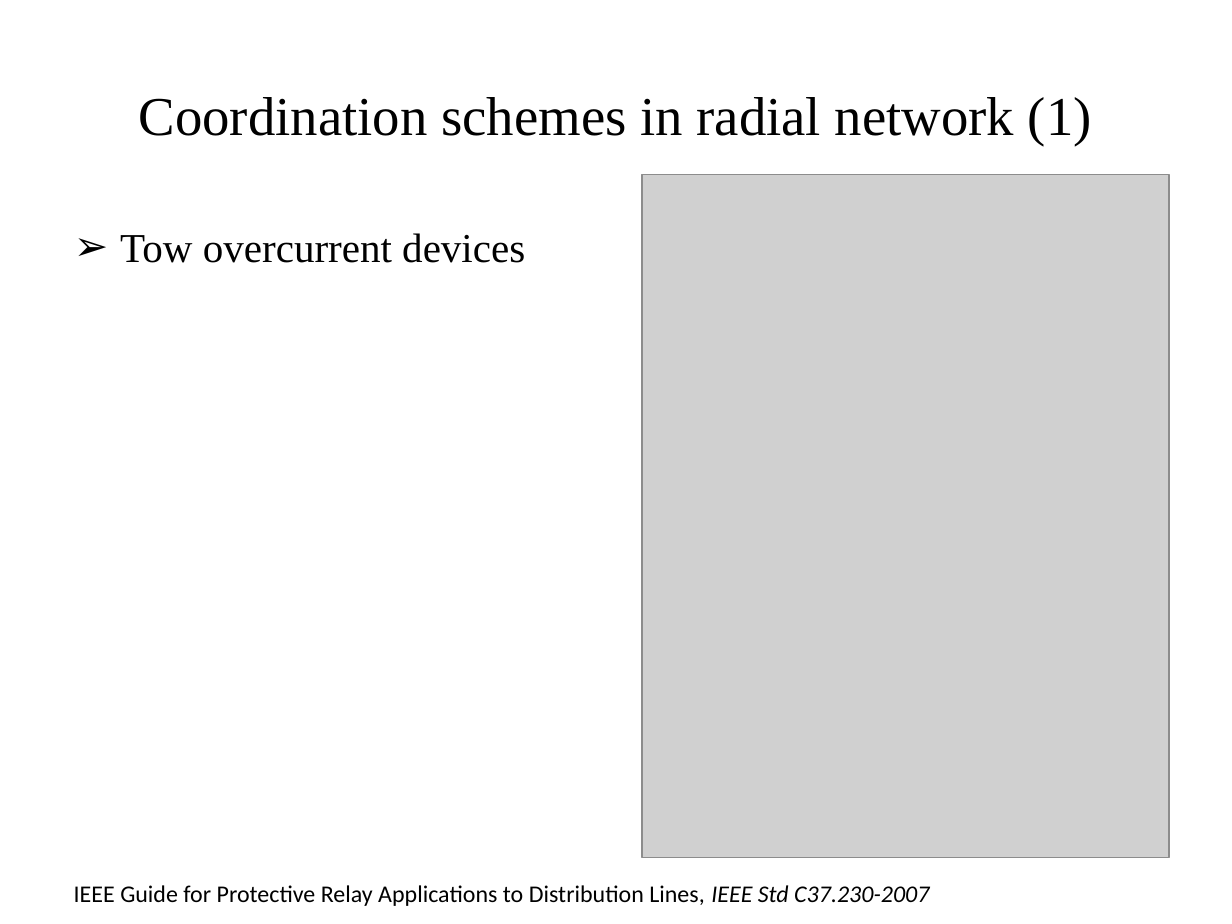
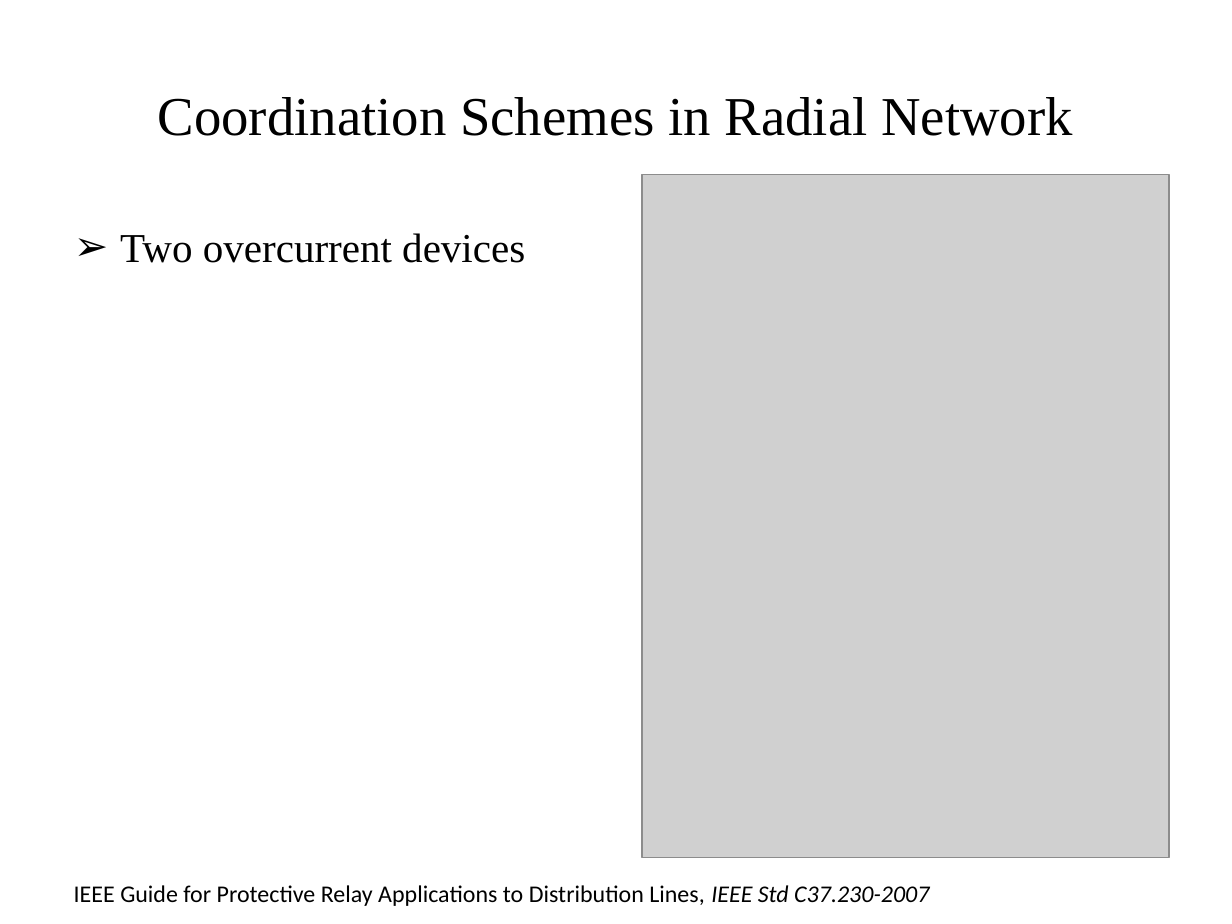
Before and after one commit to gridlab-d/course, a slide deck: slide 19 of University of Washington Class/Module 9 - Automated switching and reconfiguration.pptx. Drawn at 1232x924 pixels with LibreOffice and Linux fonts; fonts in the diff are those of the drawing; grey boxes stand for pictures. Boxes give left, top, right and bottom in pixels: in the first picture for what was removed or moved away, otherwise in the second. Text is boxed around its words. In the diff, an @@ line names an element or a change of style, - is before the commit and + after.

Commit message:
Changes to module 9 for wording and clarity

```diff
--- a/University of Washington Class/Module 9 - Automated switching and reconfiguration.pptx
+++ b/University of Washington Class/Module 9 - Automated switching and reconfiguration.pptx
@@ title at box(158, 97, 1073, 136): text changed @@
-Coordination schemes in radial network (1)
+Coordination Schemes in Radial Network
@@ text at box(120, 233, 525, 263): text changed @@
-➢ Tow overcurrent devices
+➢ Two overcurrent devices
```
Also in this commit, not shown: 21 other slides changed.
